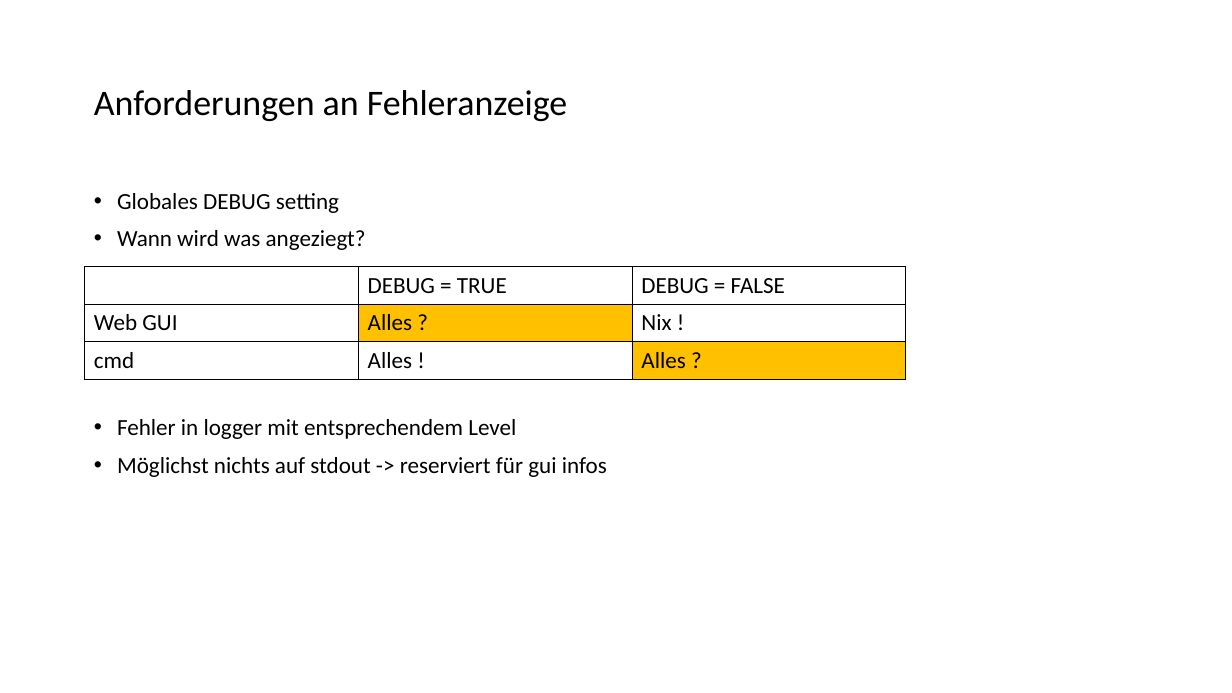
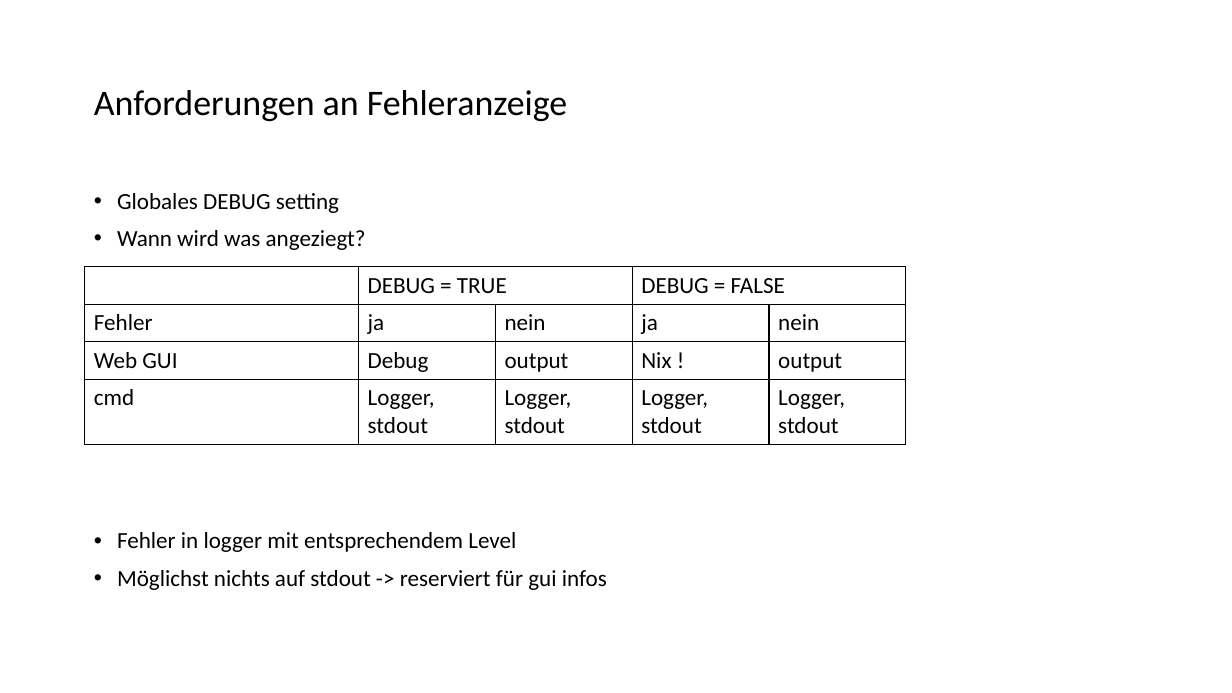
Before and after one commit to ackrep-org/ackrep_core, a slide deck: slide 1 of doc/devdoc/Anforderungen an Fehleranzeige.pptx. Drawn at 1232x693 pixels with LibreOffice and Linux fonts; fonts in the diff are those of the drawing. Boxes give left, top, right and bottom in pixels: in the first picture for what was removed or moved away, otherwise in the second. Text is boxed around its words. In the diff, an @@ line names an element or a change of style, - is before the commit and + after.

Commit message:
pptx

```diff
--- a/doc/devdoc/Anforderungen an Fehleranzeige.pptx
+++ b/doc/devdoc/Anforderungen an Fehleranzeige.pptx
@@ text "Globales DEBUG setting" rewrapped from bbox=[117, 193, 607, 477] to bbox=[117, 193, 607, 590] @@
@@ table at bbox=[85, 267, 906, 444] @@
- | DEBUG = TRUE | DEBUG = FALSE
-Web GUI | Alles ? | Nix !
-cmd | Alles ! | Alles ?
+ | DEBUG = TRUE |  | DEBUG = FALSE | 
+Fehler | ja | nein | ja | nein
+Web GUI | Debug | output | Nix ! | output
+cmd | Logger, stdout | Logger, stdout | Logger, stdout | Logger, stdout
```
Also in this commit, not shown: 1 other slide changed, 1 other file.
